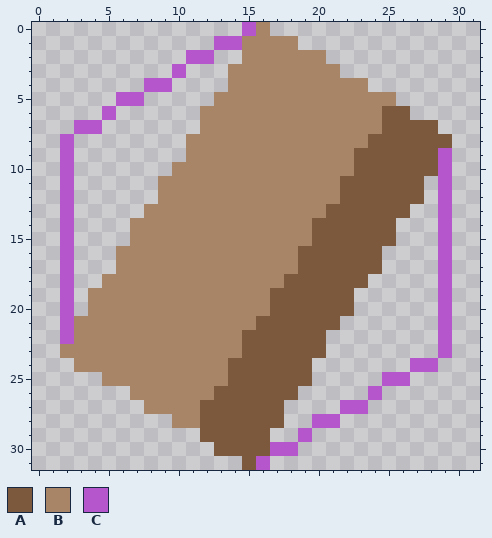
Edited in one commit: pixel-art sprite (src/main/resources/graphics/wall3/wall3-sw-ne.png). The first picture shows the starting point.
The file is 32x32 pixels.
Palette (. is transparent): A #7c583c  B #a98568  C #b656cc
Pixels before, first column x 2:
 0 .............CB.............
 1 ...........CCBBBB...........
 2 .........CC..BBBBBB.........
 3 ........C...BBBBBBBB........
 4 ......CC....BBBBBBBBBB......
 5 ....CC.....BBBBBBBBBBBBB....
 6 ...C......BBBBBBBBBBBBBAA...
 7 .CC.......BBBBBBBBBBBBBAAAA.
 8 C........BBBBBBBBBBBBBAAAAAA
 9 C........BBBBBBBBBBBBAAAAAAC
10 C.......BBBBBBBBBBBBBAAAAAAC
11 C......BBBBBBBBBBBBBAAAAAA.C
12 C......BBBBBBBBBBBBBAAAAAA.C
13 C.....BBBBBBBBBBBBBAAAAAA..C
14 C....BBBBBBBBBBBBBAAAAAA...C
15 C....BBBBBBBBBBBBBAAAAAA...C
16 C...BBBBBBBBBBBBBAAAAAA....C
17 C...BBBBBBBBBBBBBAAAAAA....C
18 C..BBBBBBBBBBBBBAAAAAA.....C
19 C.BBBBBBBBBBBBBAAAAAA......C
20 C.BBBBBBBBBBBBBAAAAAA......C
21 CBBBBBBBBBBBBBAAAAAA.......C
22 CBBBBBBBBBBBBAAAAAA........C
23 BBBBBBBBBBBBBAAAAAA........C
24 .BBBBBBBBBBBAAAAAA.......CC.
25 ...BBBBBBBBBAAAAAA.....CC...
26 .....BBBBBBAAAAAA.....C.....
27 ......BBBBAAAAAA....CC......
28 ........BBAAAAAA..CC........
29 ..........AAAAA..C..........
30 ...........AAAACC...........
31 .............AC.............
And afterwards:
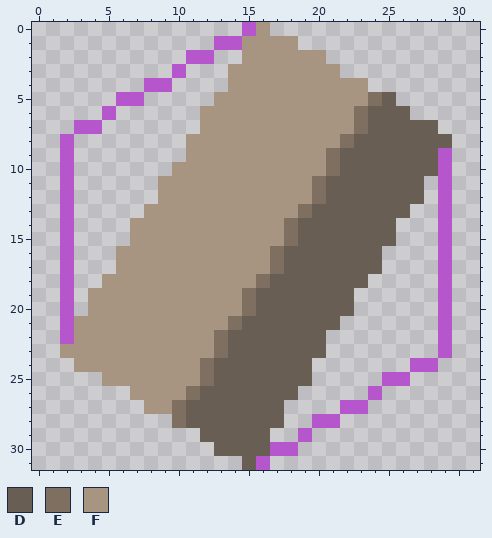
Colours new in this view: D #695e53  E #7e6f60  F #a79582
Change:
Changed rows in their new state; - is an unchanged pixel.
first column x 2:
 0 --------------F-------------
 1 -------------FFFF-----------
 2 -------------FFFFFF---------
 3 ------------FFFFFFFF--------
 4 ------------FFFFFFFFFF------
 5 -----------FFFFFFFFFFFED----
 6 ----------FFFFFFFFFFFEDDD---
 7 ----------FFFFFFFFFFFEDDDDD-
 8 ---------FFFFFFFFFFFEDDDDDDD
 9 ---------FFFFFFFFFFEDDDDDDD-
10 --------FFFFFFFFFFFEDDDDDDD-
11 -------FFFFFFFFFFFEDDDDDDD--
12 -------FFFFFFFFFFFEDDDDDDD--
13 ------FFFFFFFFFFFEDDDDDDD---
14 -----FFFFFFFFFFFEDDDDDDD----
15 -----FFFFFFFFFFFEDDDDDDD----
16 ----FFFFFFFFFFFEDDDDDDD-----
17 ----FFFFFFFFFFFEDDDDDDD-----
18 ---FFFFFFFFFFFEDDDDDDD------
19 --FFFFFFFFFFFEDDDDDDD-------
20 --FFFFFFFFFFFEDDDDDDD-------
21 -FFFFFFFFFFFEDDDDDDD--------
22 -FFFFFFFFFFEDDDDDDD---------
23 FFFFFFFFFFFEDDDDDDD---------
24 -FFFFFFFFFEDDDDDDD----------
25 ---FFFFFFFEDDDDDDD----------
26 -----FFFFEDDDDDDD-----------
27 ------FFEDDDDDDD------------
28 --------EDDDDDDD------------
29 ----------DDDDD-------------
30 -----------DDDD-------------
31 -------------D--------------
Changed places in both pictures, as pixel boxes (x1, y1, x2, y2):
changed: (60, 22, 452, 470)
